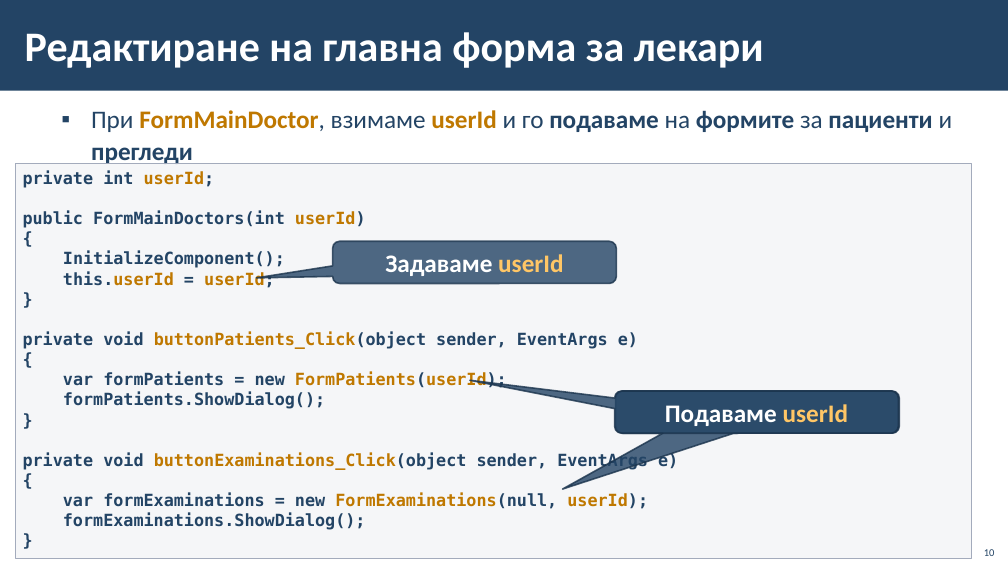
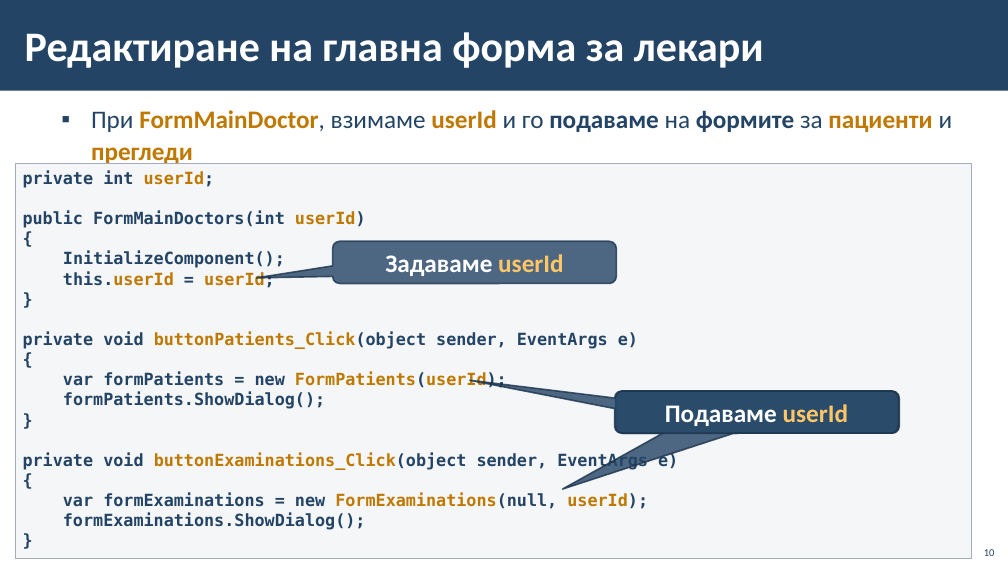
Before and after one commit to BG-IT-Edu/School-Programming, a slide deck: slide 10 of Courses/Software-Sciences/Module-4-Information-Systems-New/12-Implementation-of-Information-System/12-Implementation-of-Information-System-Third-Part.pptx. Drawn at 1008x567 pixels with LibreOffice and Linux fonts; fonts in the diff are those of the drawing; background and template pictures are left out. Boxes give left, top, right and bottom in pixels: in the first picture for what was removed or moved away, otherwise in the second. Text is boxed around its words. In the diff, an @@ line names an element or a change of style, - is before the commit and + after.

```diff
--- a/Courses/Software-Sciences/Module-4-Information-Systems-New/12-Implementation-of-Information-System/12-Implementation-of-Information-System-Third-Part.pptx
+++ b/Courses/Software-Sciences/Module-4-Information-Systems-New/12-Implementation-of-Information-System/12-Implementation-of-Information-System-Third-Part.pptx
@@ text "При FormMainDoctor, взимаме userId и ..." at (91, 110, 953, 164): text colour #234465 to #BF7800 in "пациенти прегледи" @@
```
Also in this commit, not shown: 11 other slides changed.
